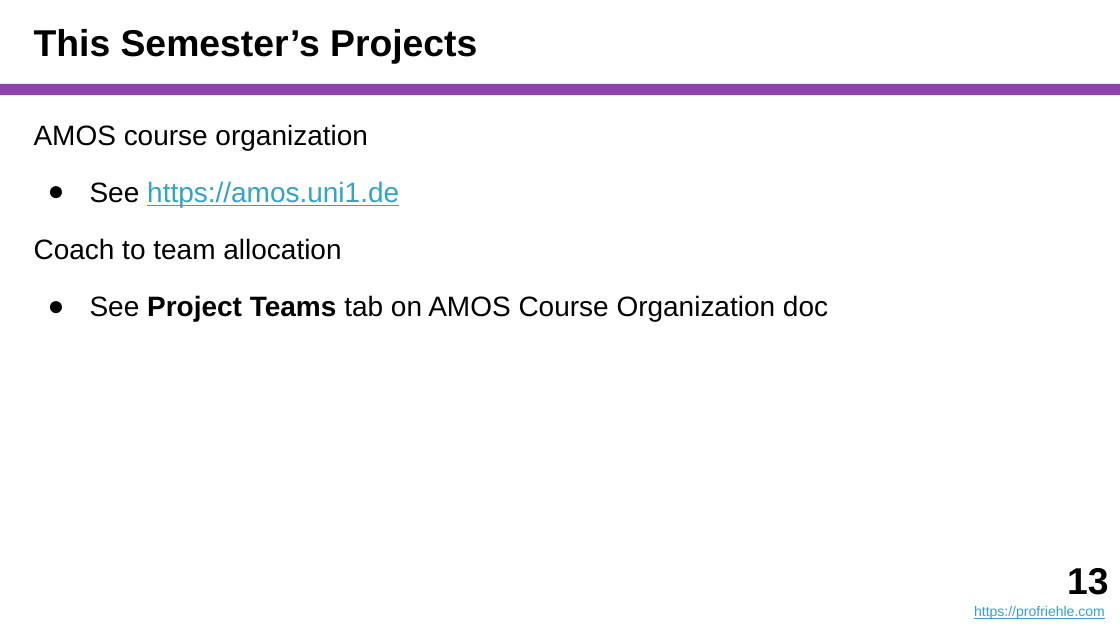
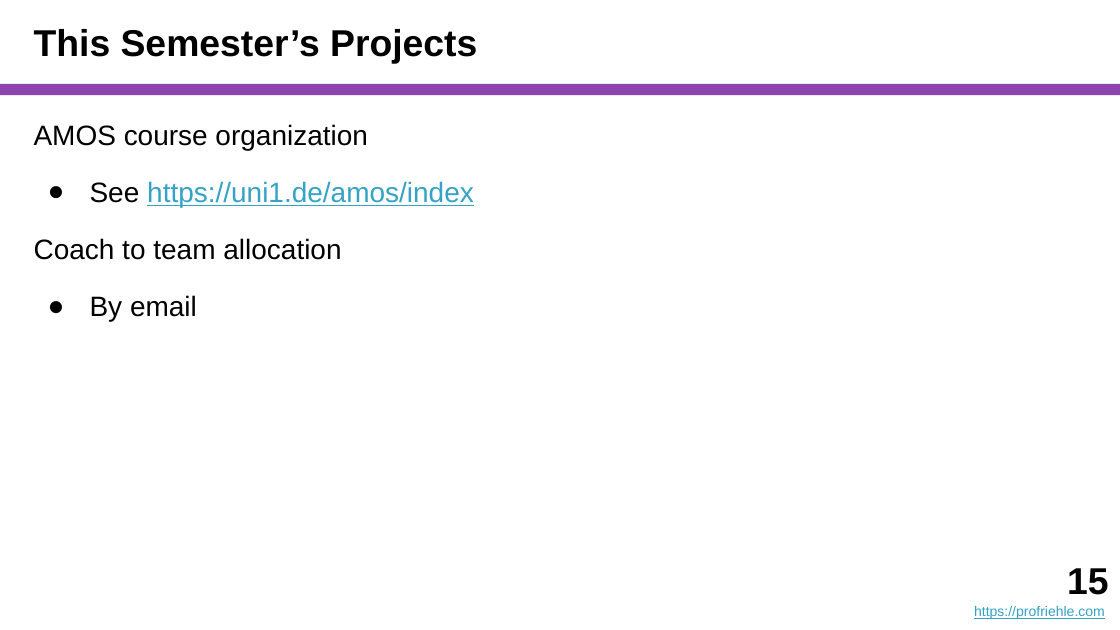
Before and after one commit to dirkriehle/coach-course, a slide deck: slide 15 of Lecture Slides/COACH A01 - Introduction.pptx (slide 13 before the commit). Drawn at 1120x630 pixels with LibreOffice and Linux fonts; fonts in the diff are those of the drawing. Boxes give left, top, right and bottom in pixels: in the first picture for what was removed or moved away, otherwise in the second. Text is boxed around its words. In the diff, an @@ line names an element or a change of style, - is before the commit and + after.

```diff
--- a/Lecture Slides/COACH A01 - Introduction.pptx
+++ b/Lecture Slides/COACH A01 - Introduction.pptx
@@ text at (90, 181, 474, 207): text changed @@
-● See https://amos.uni1.de
+● See https://uni1.de/amos/index
@@ text at (90, 295, 197, 322): text changed @@
-● See Project Teams tab on AMOS Course Organization doc
+● By email
@@ text at (1067, 568, 1108, 595): text changed @@
-13
+15
```
Also in this commit, not shown: 10 other slides changed, 2 slides added, 3 other files.
